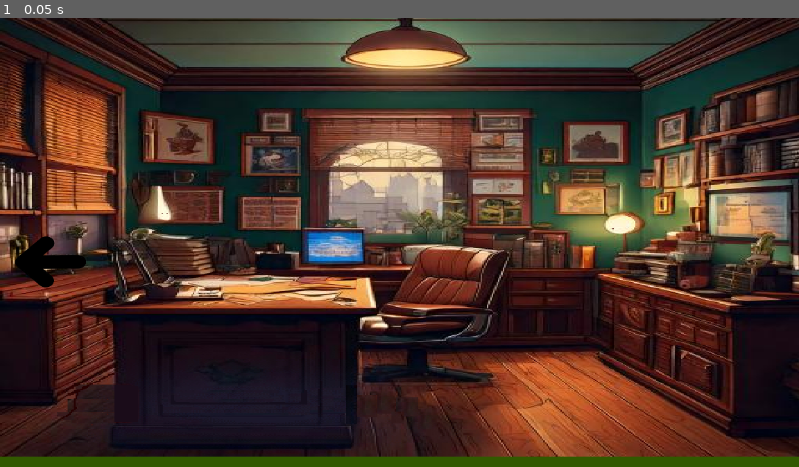
Above: before the commit, frame 1.
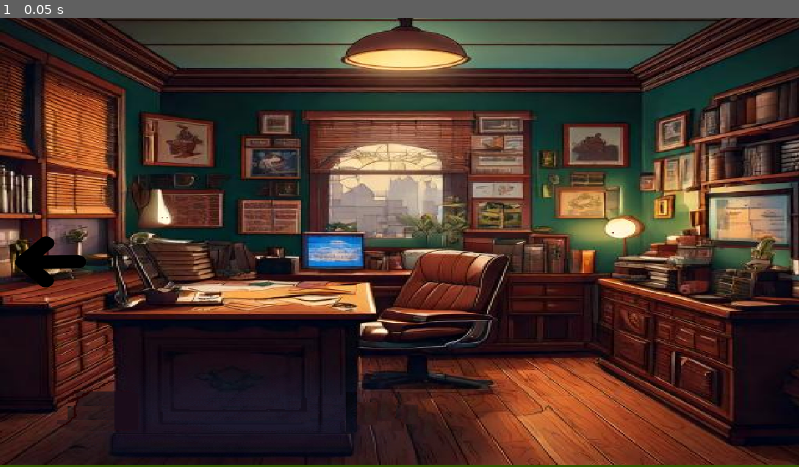
Above: after the commit, the same moment.

Repository: conner12345678/point-and-click-game
Game: Godot game, scene res://office.tscn
Two runs of this game, one before a commit and one after it. Both use one fixed random seed, a clock stepped at 60 frames per second and the inputs below. The project has no main scene, so this scene is started directly.
Inputs:
- Up to frame 1 (0.05 s): no input

The runs differ from the first frame. In frame 1, 30% of the frame differs, in the area x 0-100%, y 0-100%.

Commit message:
Added a menu

Diff:
--- /dev/null
+++ b/menu.gd
@@ -0,0 +1,42 @@
+extends Node2D
+
+
+# Called when the node enters the scene tree for the first time.
+func _ready():
+	pass # Replace with function body.
+
+
+# Called every frame. 'delta' is the elapsed time since the previous frame.
+func _process(delta):
+	if !handle_click($"StartButton"):
+		$StartButton.modulate.a = 0
+	elif handle_click($"StartButton"):
+		$StartButton.modulate.a = 0.3
+	if !handle_click($"LoadButton"):
+		$LoadButton.modulate.a = 0
+	elif handle_click($"LoadButton"):
+		$LoadButton.modulate.a = 0.3
+	if !handle_click($"CredditsButton"):
+		$CredditsButton.modulate.a = 0
+	elif handle_click($"CredditsButton"):
+		$CredditsButton.modulate.a = 0.3
+	if !handle_click($"SettingsButton"):
+		$SettingsButton.modulate.a = 0
+	elif handle_click($"SettingsButton"):
+		$SettingsButton.modulate.a = 0.3
+	if Input.is_action_just_pressed("select"):
+		if handle_click($"StartButton"):
+			get_tree().change_scene_to_file("res://office.tscn")
+
+func handle_click(item):
+	var mouse_pos = get_global_mouse_position()
+
+	# Get the global position and size of the duplicate
+	var item_pos = item.global_position
+	var size = item.get_texture().get_size() * item.get_global_scale()  # Assuming `duplicate` has a texture
+
+	# Create a Rect2 using the duplicate's position and size
+	var rect = Rect2(item_pos - size * 0.5, size)
+
+	# Check if the mouse is within the bounding box
+	return rect.has_point(mouse_pos)
--- /dev/null
+++ b/menu.tscn
@@ -0,0 +1,38 @@
+[gd_scene load_steps=4 format=3 uid="uid://dwaqylem3cu1f"]
+
+[ext_resource type="Texture2D" uid="uid://c62efwo1c7eya" path="res://images/Menu.png" id="1_rpgik"]
+[ext_resource type="Script" path="res://menu.gd" id="1_w2hp5"]
+
+[sub_resource type="PlaceholderTexture2D" id="PlaceholderTexture2D_shlbr"]
+
+[node name="Menu" type="Node2D"]
+script = ExtResource("1_w2hp5")
+
+[node name="Menu-Image" type="Sprite2D" parent="."]
+position = Vector2(573.5, 326.25)
+scale = Vector2(0.832851, 0.708017)
+texture = ExtResource("1_rpgik")
+
+[node name="StartButton" type="Sprite2D" parent="."]
+self_modulate = Color(0, 0, 0, 1)
+position = Vector2(580.125, 284.625)
+scale = Vector2(195.75, 72.75)
+texture = SubResource("PlaceholderTexture2D_shlbr")
+
+[node name="LoadButton" type="Sprite2D" parent="."]
+self_modulate = Color(0, 0, 0, 1)
+position = Vector2(579, 366)
+scale = Vector2(195.75, 72.75)
+texture = SubResource("PlaceholderTexture2D_shlbr")
+
+[node name="CredditsButton" type="Sprite2D" parent="."]
+self_modulate = Color(0, 0, 0, 1)
+position = Vector2(576, 446)
+scale = Vector2(207.875, 71.375)
+texture = SubResource("PlaceholderTexture2D_shlbr")
+
+[node name="SettingsButton" type="Sprite2D" parent="."]
+self_modulate = Color(0, 0, 0, 1)
+position = Vector2(578.031, 523.156)
+scale = Vector2(243.938, 67.6875)
+texture = SubResource("PlaceholderTexture2D_shlbr")
--- a/office.tscn
+++ b/office.tscn
@@ -8,8 +8,8 @@
 script = ExtResource("1_eujqf")
 
 [node name="officeImage" type="Sprite2D" parent="."]
-position = Vector2(578, 311)
-scale = Vector2(0.225586, 0.125781)
+position = Vector2(578, 317)
+scale = Vector2(0.225586, 0.128125)
 texture = ExtResource("2_607e6")
 
 [node name="Back-arrow" type="Sprite2D" parent="."]
--- a/project.godot
+++ b/project.godot
@@ -12,7 +12,7 @@
 
 config/name="point-and-click"
 config/features=PackedStringArray("4.1", "Forward Plus")
-config/icon="res://icon.svg"
+config/icon="res://images/icon.svg"
 
 [input]
 
Not shown, changed: images/Menu.png.import
Renamed: icon.svg -> images/icon.svg
Not shown, added: images/icon.svg.import
